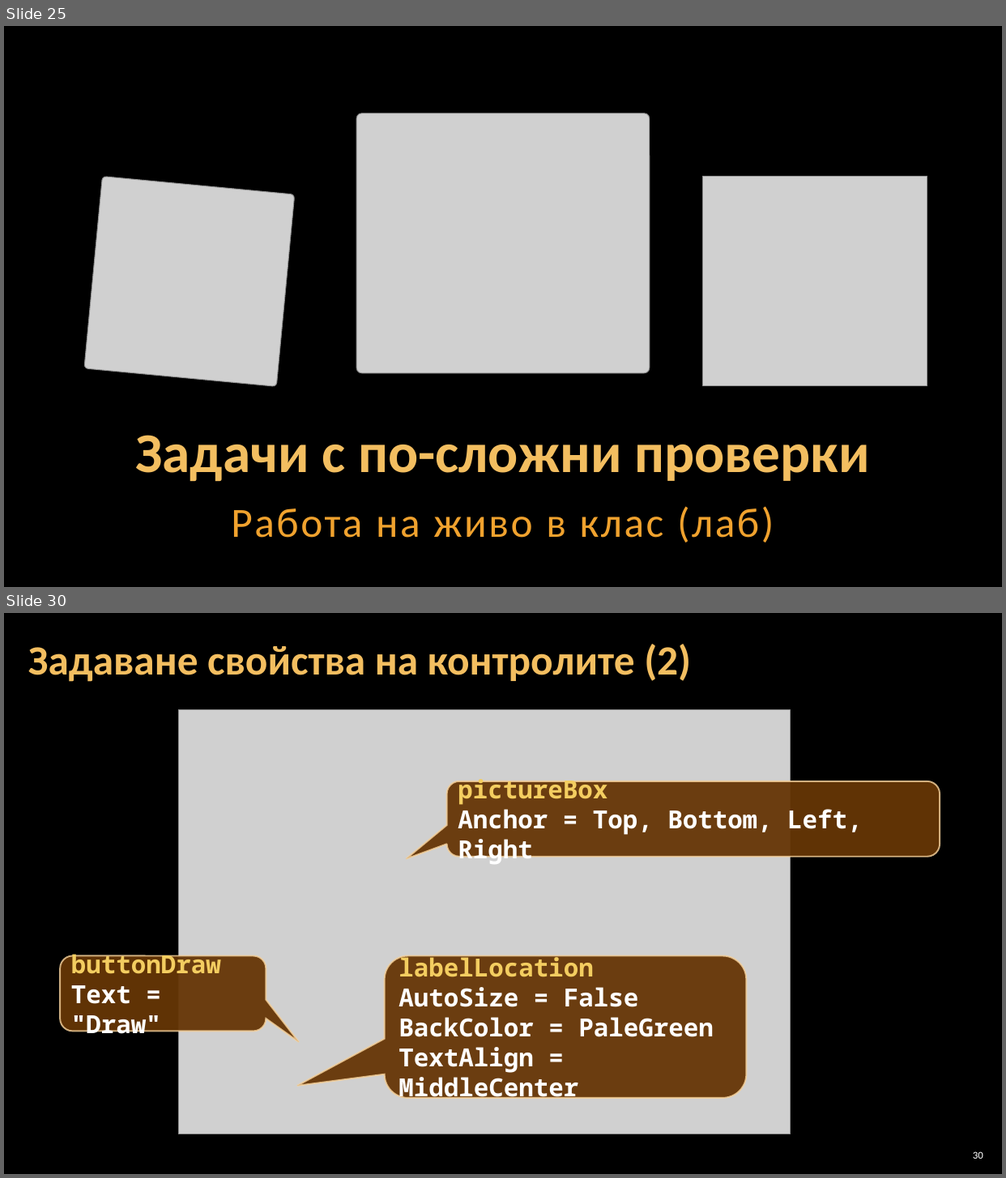
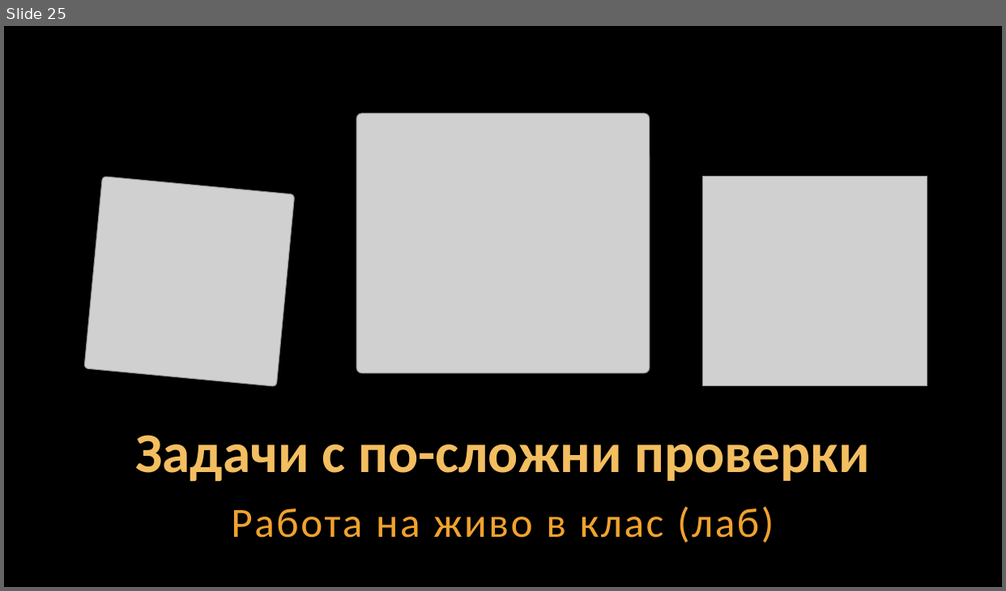
Before and after one commit to Software-University/Python-Basics, a slide deck: 4. Complex-Conditions/4. Complex-Conditions.pptx. Shown one above the other, each under a label of ours: slides 25 and 30 before the commit, slide 25 after it; the slides between them are not shown. The pictures are 1006x1178 and 1006x591 pixels, drawn with LibreOffice and Linux fonts; fonts in the diff are those of the drawing; grey boxes stand for pictures; background and template pictures are left out. Boxes give left, top, right and bottom in pixels: in the first picture for what was removed or moved away, otherwise in the second. Text is boxed around its words. In the diff, an @@ line names an element or a change of style, - is before the commit and + after.

```diff
--- a/4. Complex-Conditions/4. Complex-Conditions.pptx
+++ b/4. Complex-Conditions/4. Complex-Conditions.pptx
@@ slide 30 removed at [4,613,1002,1174], background picture (left out) @@
@@ title removed at [28,644,691,682] @@
-Задаване свойства на контролите (2)
@@ picture removed at [178,710,790,1135] @@
@@ rounded speech box removed at [446,781,939,857] @@
-pictureBox
-Anchor = Top, Bottom, Left, Right
@@ rounded speech box removed at [60,956,266,1032] @@
-buttonDraw
-Text = "Draw"
@@ rounded speech box removed at [385,956,746,1098] @@
-labelLocation
-AutoSize = False
-BackColor = PaleGreen
-TextAlign = MiddleCenter
@@ page number removed at [973,1152,983,1159] @@
-30
```
Also in this commit, not shown: 8 slides changed, 7 other slides removed, 3 other files.
